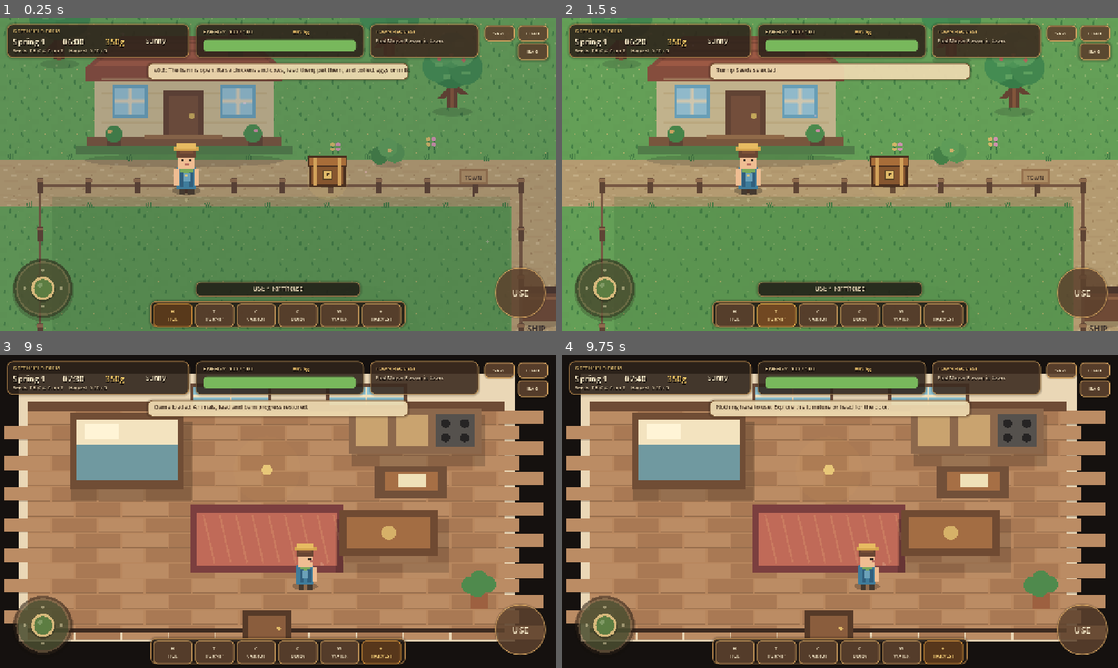
Above: before the commit, frames 1-4 (two rows, left to right).
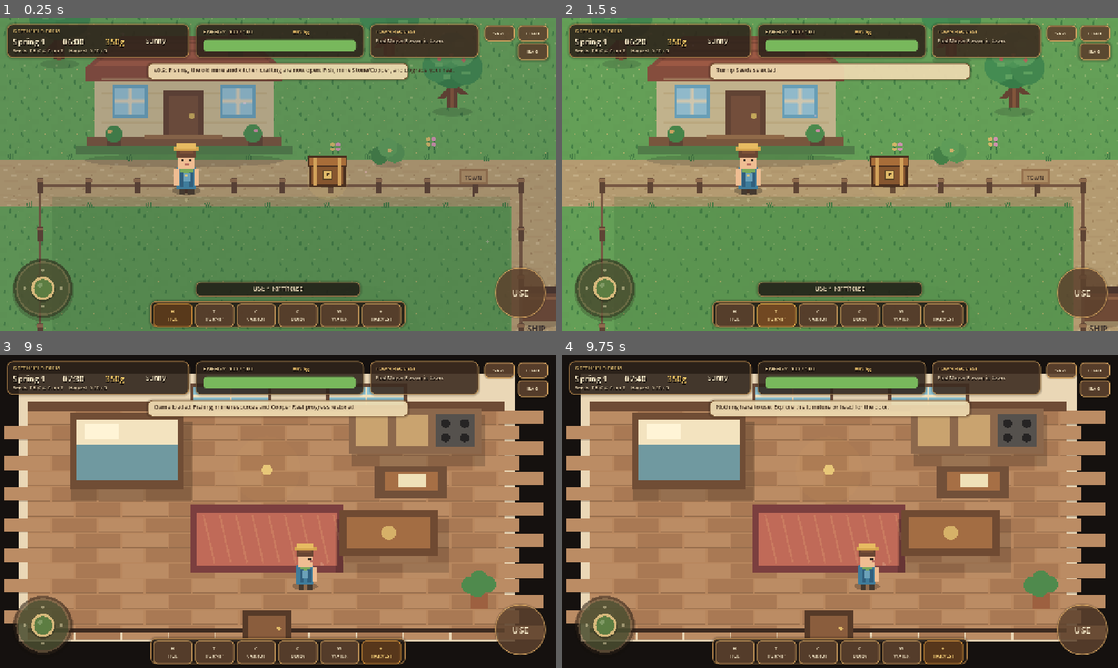
Above: after the commit, the same moments.

Repository: mohsenbigdeli/New
Game: Godot game, scene res://scenes/main.tscn
The game is run twice, just before and just after one commit, with the same random seed, the same clock (stepped at 60 frames per second) and the same inputs.
Inputs (mouse positions are in pixels of both pictures, inside the frame that each line leads up to):
- Up to frame 1 (0.25 s): no input
- Up to frame 2 (1.5 s): click "H HOE" at 0.5 s; click "T TURNIP" at 1.25 s
- Up to frame 3 (9 s): click "C CARROT" at 2 s; click "C CORN" at 2.75 s; click "W WATER" at 3.5 s; click "+ HARVEST" at 4.25 s; click "USE" at 5 s; tap Enter at 5.75 s; drag from (44, 624) to (333, 442) at 5.77 s; click "BAG" at 6.5 s; click "SAVE" at 7.25 s; click "LOAD" at 8 s; click "X" at 8.75 s
- Up to frame 4 (9.75 s): tap Space at 9.5 s; drag from (728, 527) to (812, 574) at 9.52 s

The runs differ from the first frame. In frame 1, 0.4% of the frame differs, in the area x 29-82%, y 16-18%; in frame 2, nothing differs; in frame 3, 0.2%; in frame 4, nothing differs.

Commit message:
Switch Greenfield Farm to v0.9 controller

Diff:
--- a/greenfield-farm/scenes/main.tscn
+++ b/greenfield-farm/scenes/main.tscn
@@ -1,6 +1,6 @@
 [gd_scene load_steps=2 format=3]
 
-[ext_resource path="res://scripts/main_v08.gd" type="Script" id="1_main"]
+[ext_resource path="res://scripts/main_v09.gd" type="Script" id="1_main"]
 
 [node name="Main" type="Node2D"]
 script = ExtResource("1_main")
